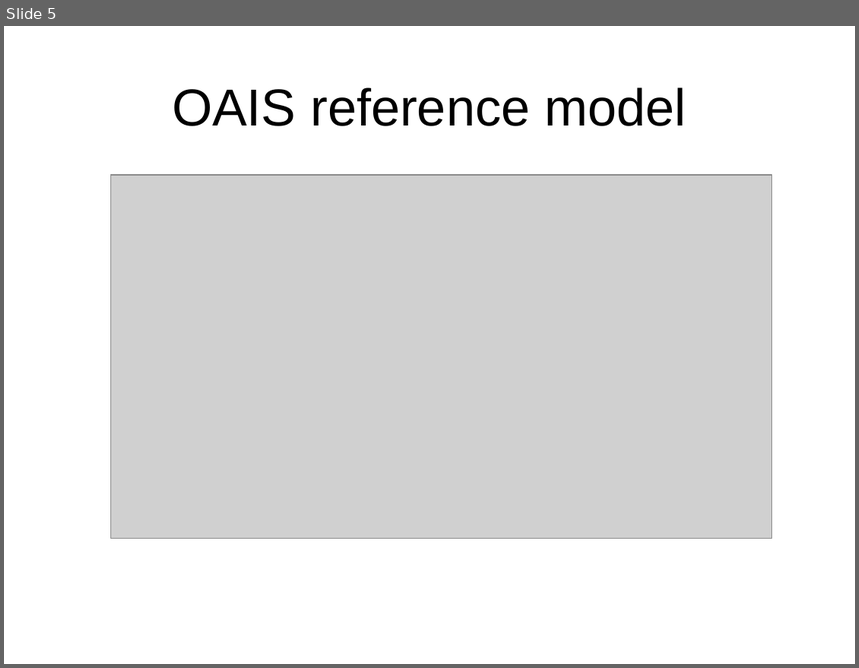
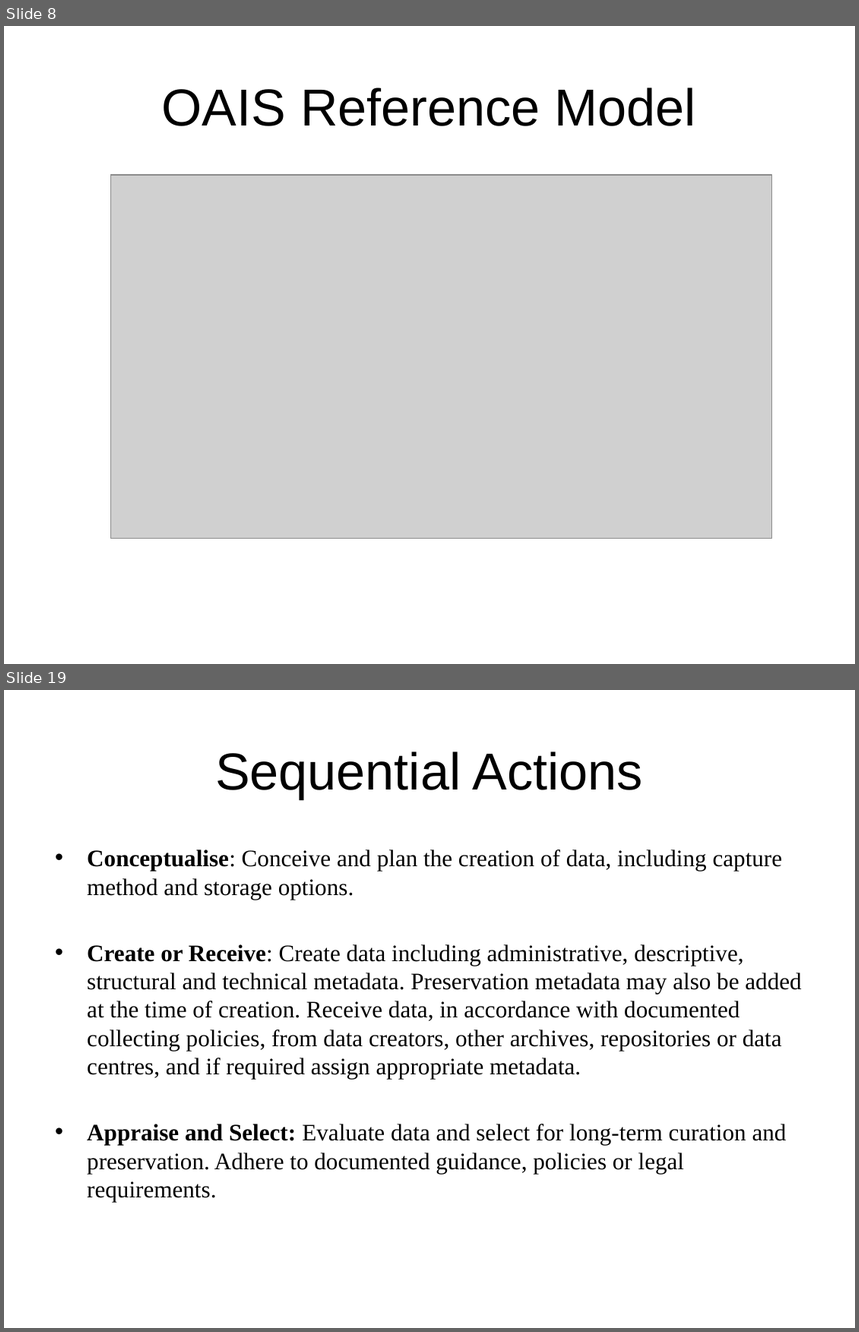
Before and after one commit to DataCurationWorkshop/HongKongCurationWorkshop, a slide deck: Day_1/Lectures/Day_1_Lecture_LifeCyclesIntro.pptx. Shown one above the other, each under a label of ours: slide 5 before the commit, slides 8 and 19 after it; the slides between them are not shown. The pictures are 859x668 and 859x1332 pixels, drawn with LibreOffice and Linux fonts; fonts in the diff are those of the drawing; grey boxes stand for pictures; background and template pictures are left out. Boxes give left, top, right and bottom in pixels: in the first picture for what was removed or moved away, otherwise in the second. Text is boxed around its words. In the diff, an @@ line names an element or a change of style, - is before the commit and + after.

```diff
--- a/Day_1/Lectures/Day_1_Lecture_LifeCyclesIntro.pptx
+++ b/Day_1/Lectures/Day_1_Lecture_LifeCyclesIntro.pptx
@@ slide 19 added at [4, 690, 855, 1328], background #FFFFFF @@
@@ title added at [215, 752, 643, 799], 44 pt, text #000000 @@
+Sequential Actions
@@ text added at [87, 850, 801, 1202], 20 pt, text #000000 @@
+• Conceptualise: Conceive and plan the creation of data, including capture method and storage options.
+• Create or Receive: Create data including administrative, descriptive, structural and technical metadata. Preservation metadata may also be added at the time of creation. Receive data, in accordance with documented collecting policies, from data creators, other archives, repositories or data centres, and if required assign appropriate metadata.
+• Appraise and Select: Evaluate data and select for long-term curation and preservation. Adhere to documented guidance, policies or legal requirements.
@@ what was slide 5 is now slide 8 @@
@@ slide 8 changed as well @@
@@ title at [162, 88, 696, 126]: text changed @@
-OAIS reference model
+OAIS Reference Model
```
Also in this commit, not shown: 4 other slides changed, 25 other slides added, 1 slide removed, 2 other files.
